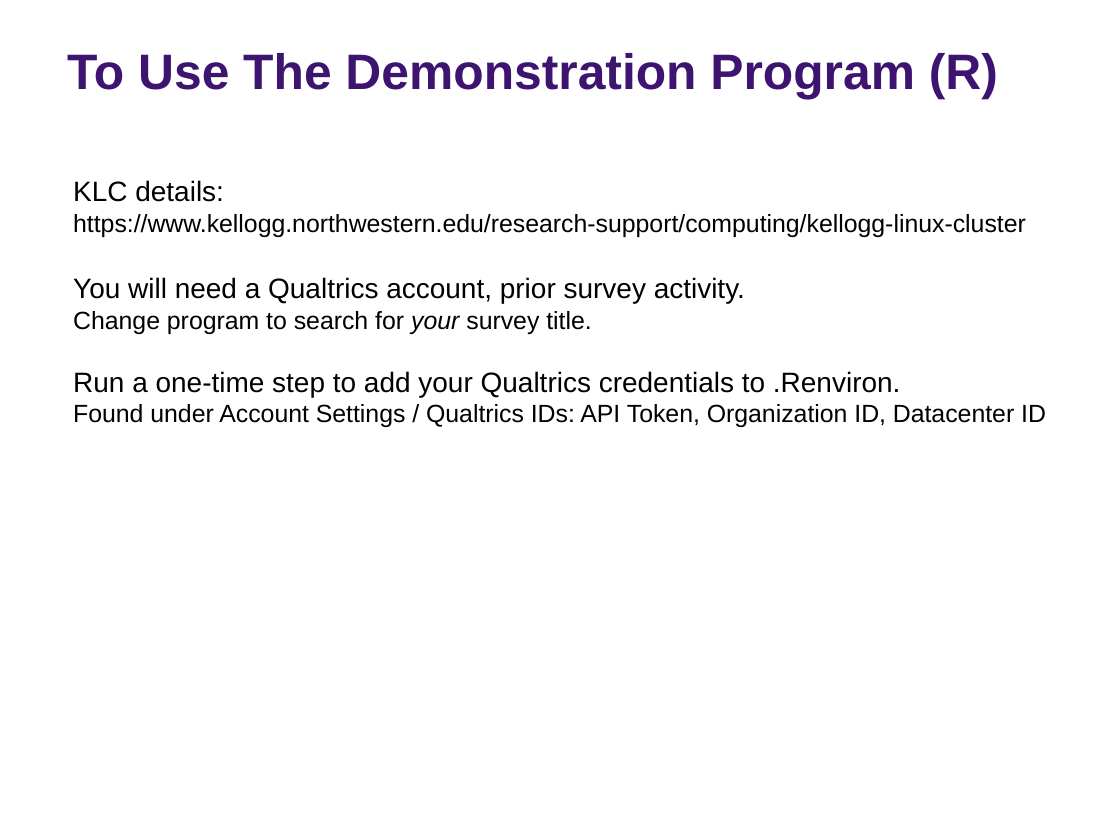
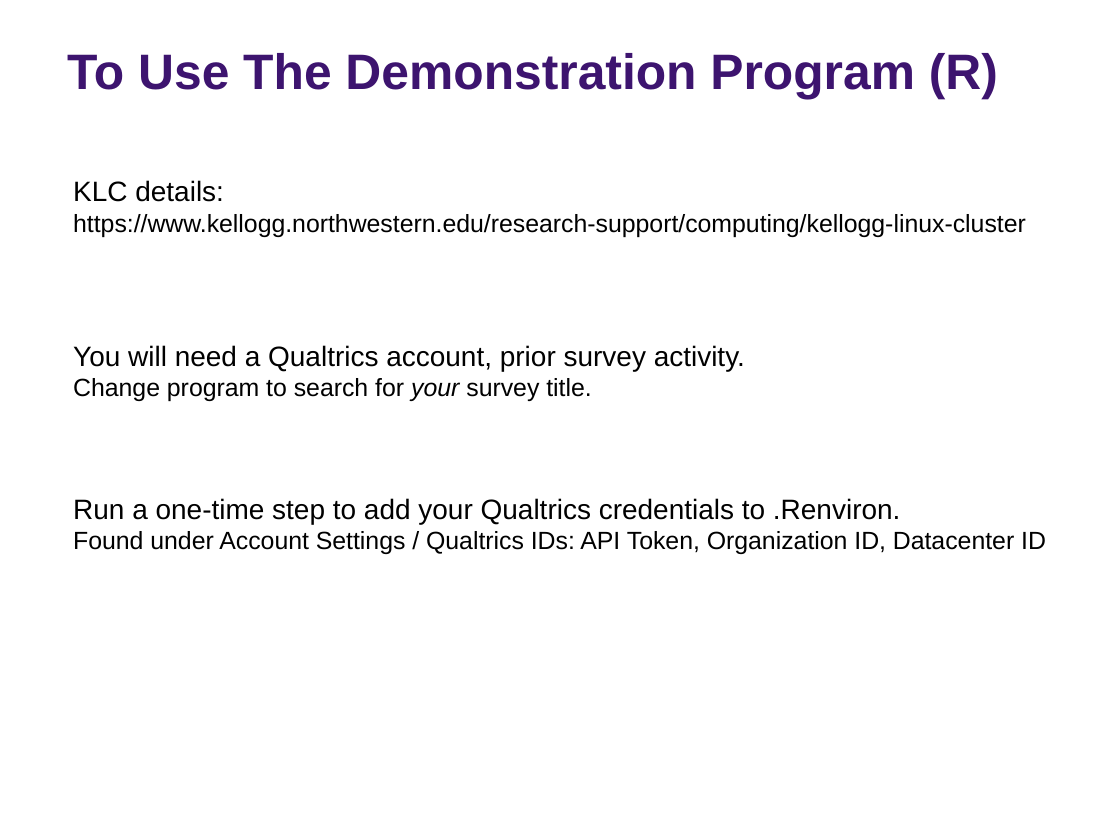
Before and after one commit to rs-kellogg/2023-phd-workshop, a slide deck: slide 16 of session-7-qualtrics/Session 7 - Qualtrics.pptx (slide 15 before the commit). Drawn at 1120x840 pixels with LibreOffice and Linux fonts; fonts in the diff are those of the drawing; background and template pictures are left out. Boxes give left, top, right and bottom in pixels: in the first picture for what was removed or moved away, otherwise in the second. Text is boxed around its words. In the diff, an @@ line names an element or a change of style, - is before the commit and + after.

```diff
--- a/session-7-qualtrics/Session 7 - Qualtrics.pptx
+++ b/session-7-qualtrics/Session 7 - Qualtrics.pptx
@@ text "KLC details:" rewrapped from [73, 180, 1046, 427] to [73, 180, 1046, 554] @@
```
Also in this commit, not shown: 7 other slides changed, 6 slides added, 3 slides removed.
